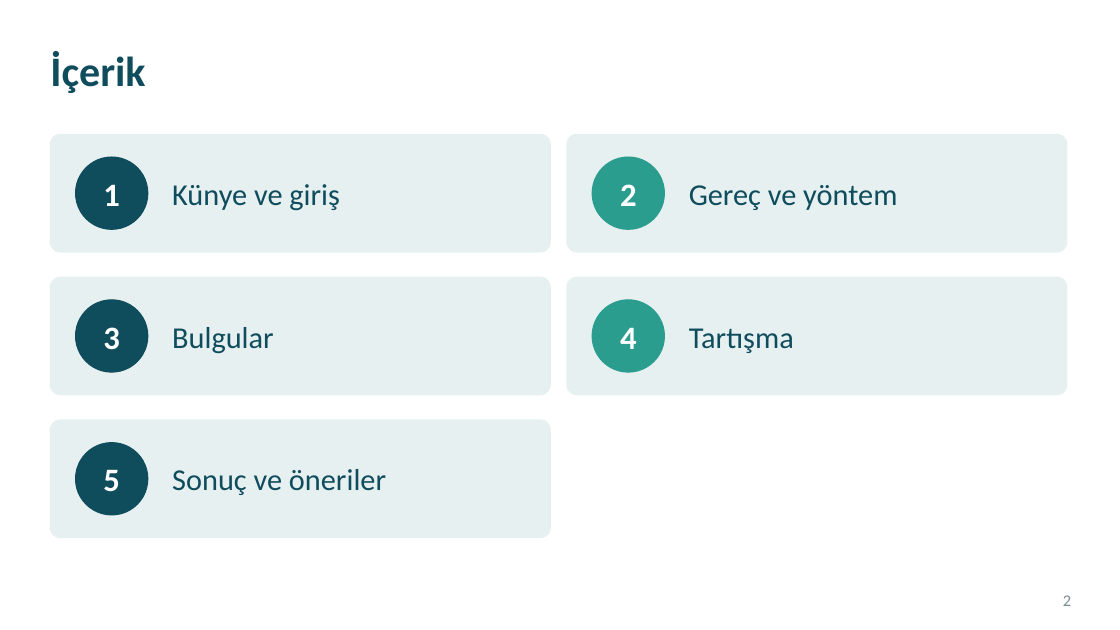
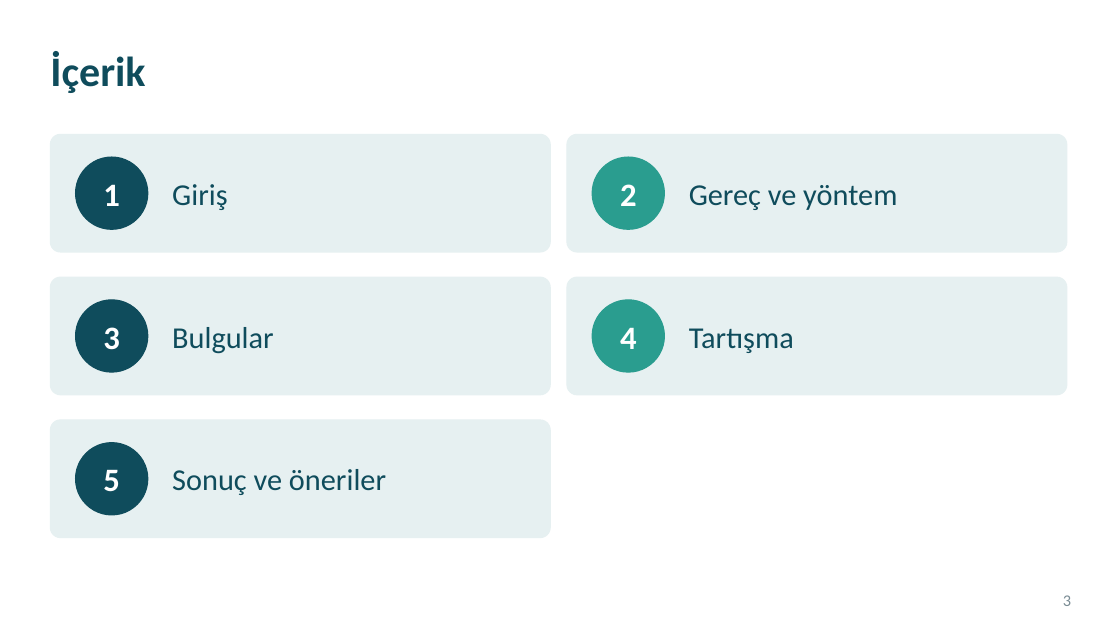
Before and after one commit to kiranahmet/Claude, a slide deck: slide 3 of Sunumlar/Makale_Sunumu_Sigara_Birakma.pptx (slide 2 before the commit). Drawn at 1120x630 pixels with LibreOffice and Linux fonts; fonts in the diff are those of the drawing. Boxes give left, top, right and bottom in pixels: in the first picture for what was removed or moved away, otherwise in the second. Text is boxed around its words. In the diff, an @@ line names an element or a change of style, - is before the commit and + after.

```diff
--- a/Sunumlar/Makale_Sunumu_Sigara_Birakma.pptx
+++ b/Sunumlar/Makale_Sunumu_Sigara_Birakma.pptx
@@ text at box(172, 184, 228, 210): text changed @@
-Künye ve giriş
+Giriş
@@ page number at box(1063, 595, 1071, 606): text changed @@
-2
+3
```
Also in this commit, not shown: 23 other slides changed, 1 slide added, 1 slide removed, 2 other files.
